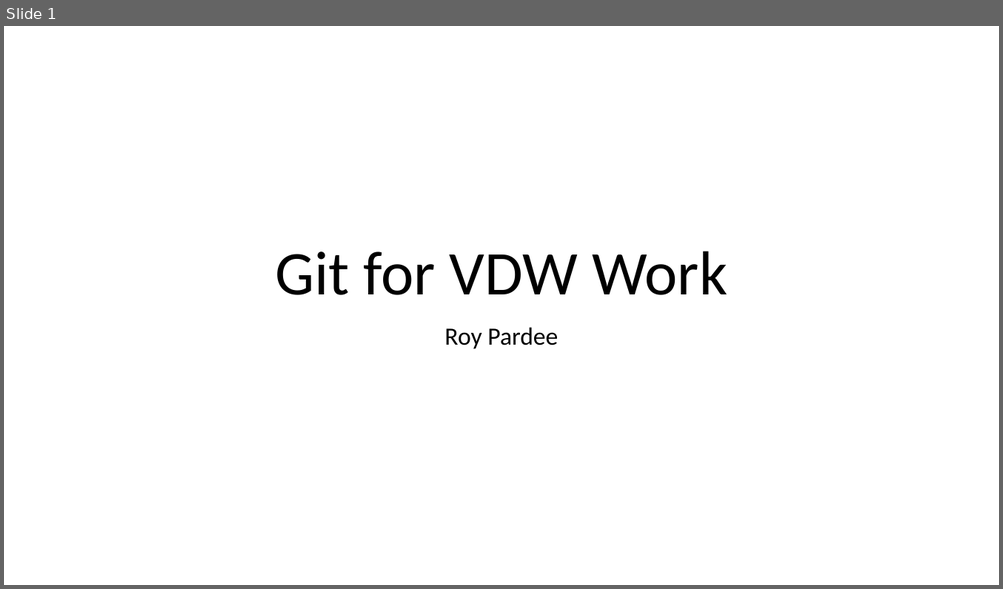
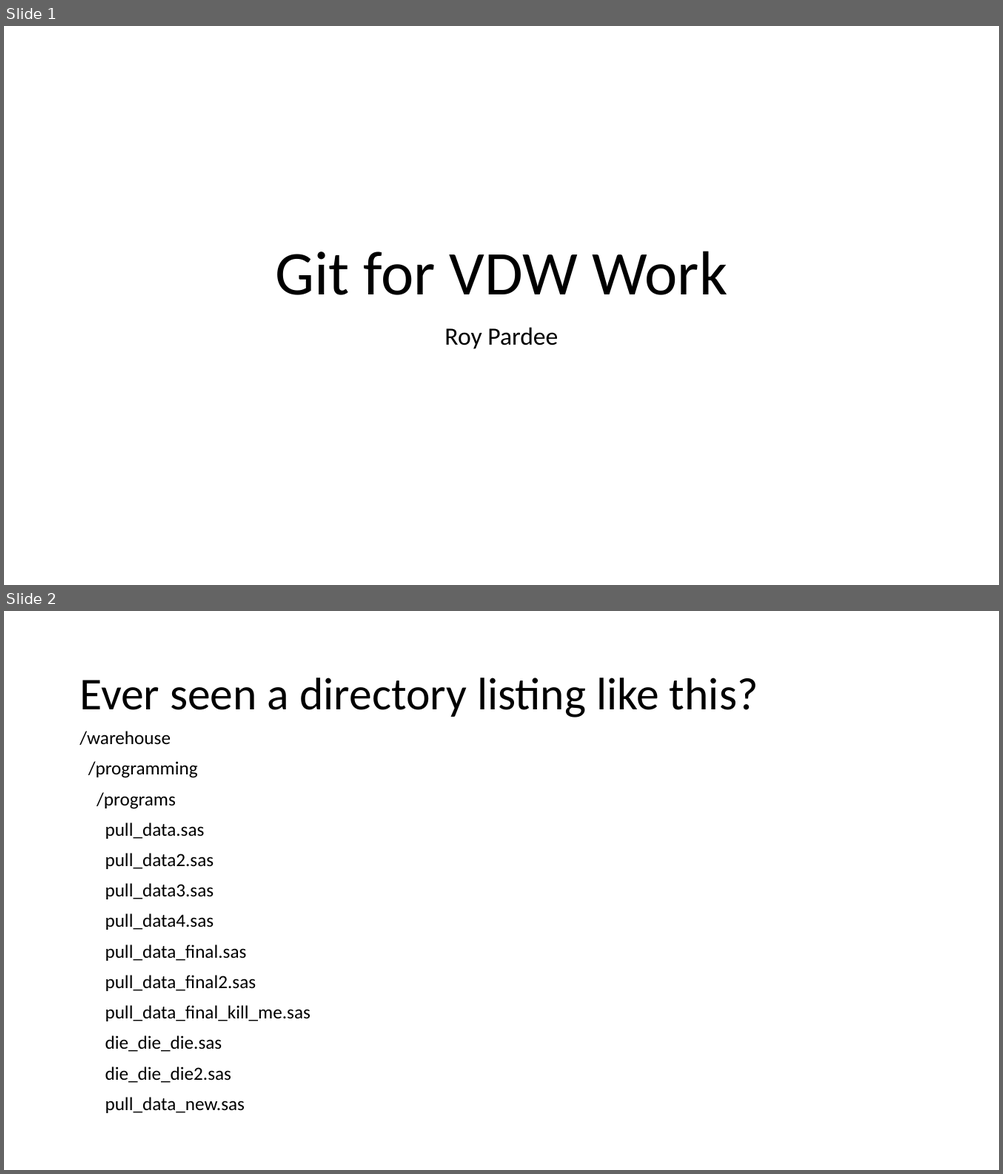
Before and after one commit to rpardee/git_demo, a slide deck: new_git.pptx. Shown one above the other, each under a label of ours: slide 1 before the commit, slides 1 and 2 after it. The pictures are 1003x589 and 1003x1174 pixels, drawn with LibreOffice and Linux fonts; fonts in the diff are those of the drawing. Boxes give left, top, right and bottom in pixels: in the first picture for what was removed or moved away, otherwise in the second. Text is boxed around its words. In the diff, an @@ line names an element or a change of style, - is before the commit and + after.

```diff
--- a/new_git.pptx
+++ b/new_git.pptx
@@ slide 2 added at (4,611,999,1170), background #FFFFFF @@
@@ title added at (79,678,758,718), 44 pt, text #000000 @@
+Ever seen a directory listing like this?
@@ text added at (79,731,310,1113), 18 pt, text #000000 @@
+/warehouse
+/programming
+/programs
+pull_data.sas
+pull_data2.sas
+pull_data3.sas
+pull_data4.sas
+pull_data_final.sas
+pull_data_final2.sas
+pull_data_final_kill_me.sas
+die_die_die.sas
+die_die_die2.sas
+pull_data_new.sas
```
Also in this commit, not shown: 3 slides changed, 1 other slide added, 1 other file.
